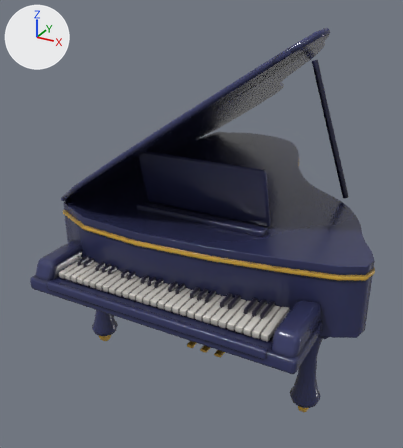
Renders of the Blender file Blender/SourceModels/GrandPiano.blend from each side of a commit.
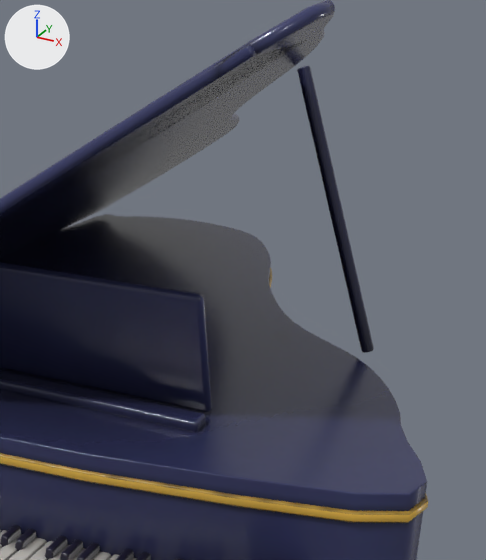
Each version is shown whole from a camera (50 mm lens) standing at (1.39, -2.34, 2.23) and looking at (-0.22, 0.59, 0.77), then close up on the part from 42% to 100% of the width and 6% to 67% of the height. The axes (+X, +Y, +Z) are drawn at upper left. The lights are the same throughout. The older version's two pictures come first.

Objects in the first close-up: 'GrandPiano_Body', 'Lid_Mesh' and 12 more.
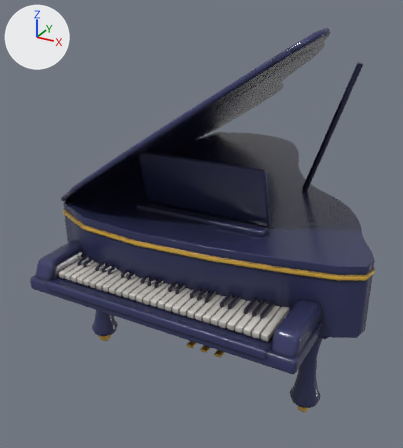
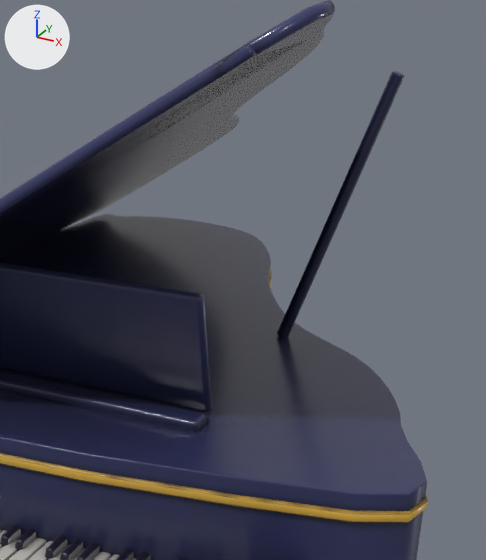
Where the change shows, as pixel boxes [x1, y1, x2, y2] in the close-ups (486 x 560 px; the box of a moved part takes in the faces that stretch with it):
```json
{"object": "GrandPiano_Body", "change": "reshaped", "before": [0, 65, 428, 560], "after": [0, 71, 428, 560]}
{"part": 1, "of": "me_rim_001", "change": "moved or reshaped", "before": [297, 65, 374, 353], "after": [277, 71, 404, 338]}
```

Edits to the scene script, one JSON object a line:
```json
{"block": "me_rim_001", "where": "me_rim_001.from_pydata(...)  # 6450 vertices, 6072 faces; spans x -0.97..0.98, y -0.4..2.07, z -0.01..1.8"}
{"block": "me_rim_001", "where": "# used by ob_grandpiano_body; parent = ob_grandpiano; location = (0.0, 0.0, 0.0)"}
{"block": "me_rim_001", "change": "me_rim_001 part 1: the loose piece of 60 vertices spanning x 0.34..0.63, y 0.88..0.92, z 1.0..1.8 is turned 36.8 degrees about the y axis through its middle"}
```
